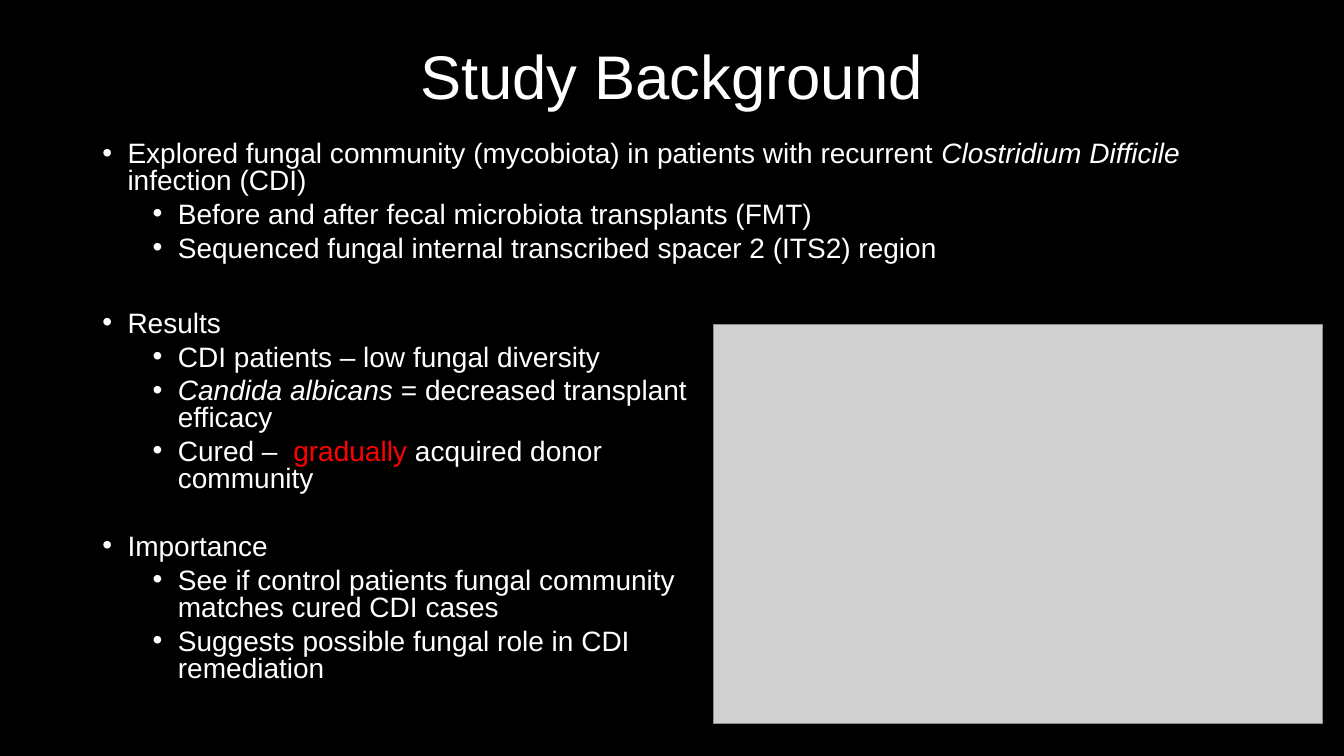
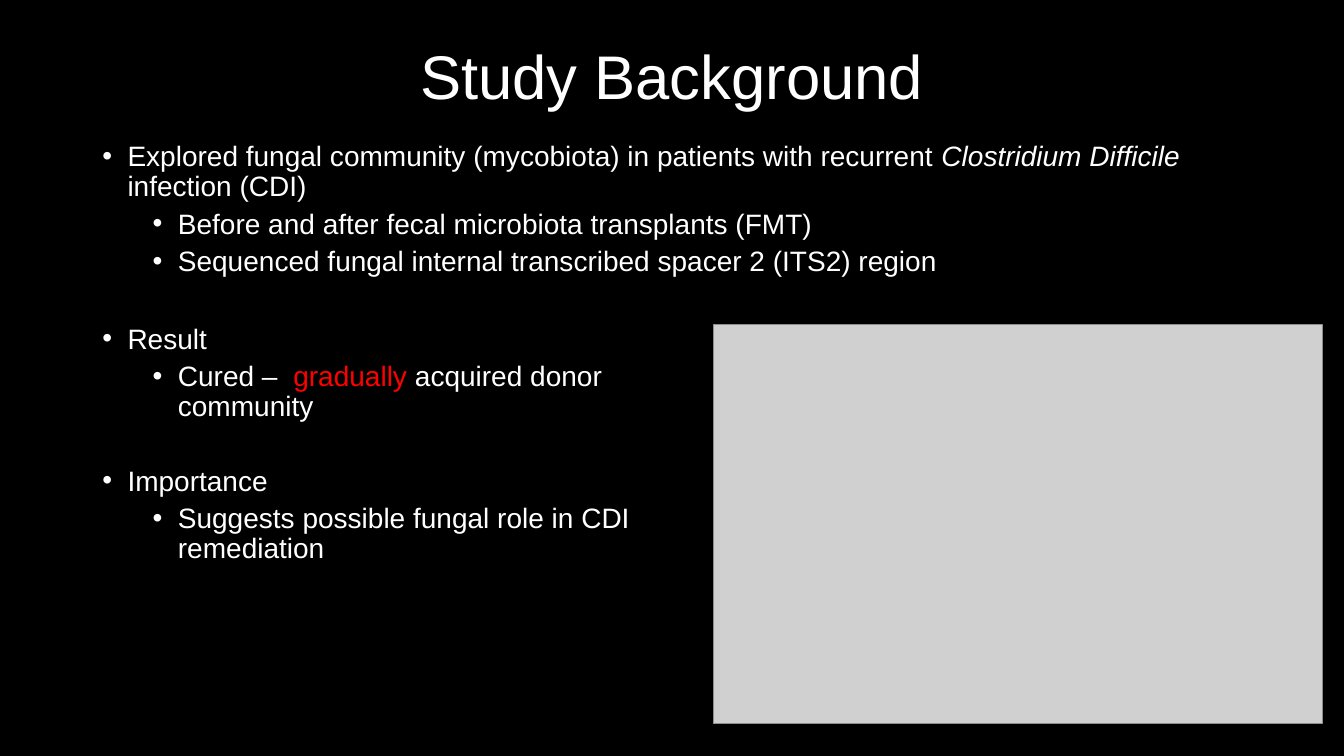
Before and after one commit to MyGitUse/MBIO7160, a slide deck: slide 4 of FinalProject/191128_Presentation_NM.pptx. Drawn at 1344x756 pixels with LibreOffice and Linux fonts; fonts in the diff are those of the drawing; grey boxes stand for pictures. Boxes give left, top, right and bottom in pixels: in the first picture for what was removed or moved away, otherwise in the second. Text is boxed around its words. In the diff, an @@ line names an element or a change of style, - is before the commit and + after.

Commit message:
update

```diff
--- a/FinalProject/191128_Presentation_NM.pptx
+++ b/FinalProject/191128_Presentation_NM.pptx
@@ text at <box>128,145,1179,559</box>: line spacing 0.8 to 0.9 @@
@@ text at <box>128,328,207,350</box>: text changed @@
-• Results
-  • CDI patients – low fungal diversity
-  • Candida albicans = decreased transplant
-    efficacy
+• Result
@@ text at <box>178,569,675,618</box>: paragraph removed @@
-  • See if control patients fungal community
-    matches cured CDI cases
```
Also in this commit, not shown: 1 other slide changed.
